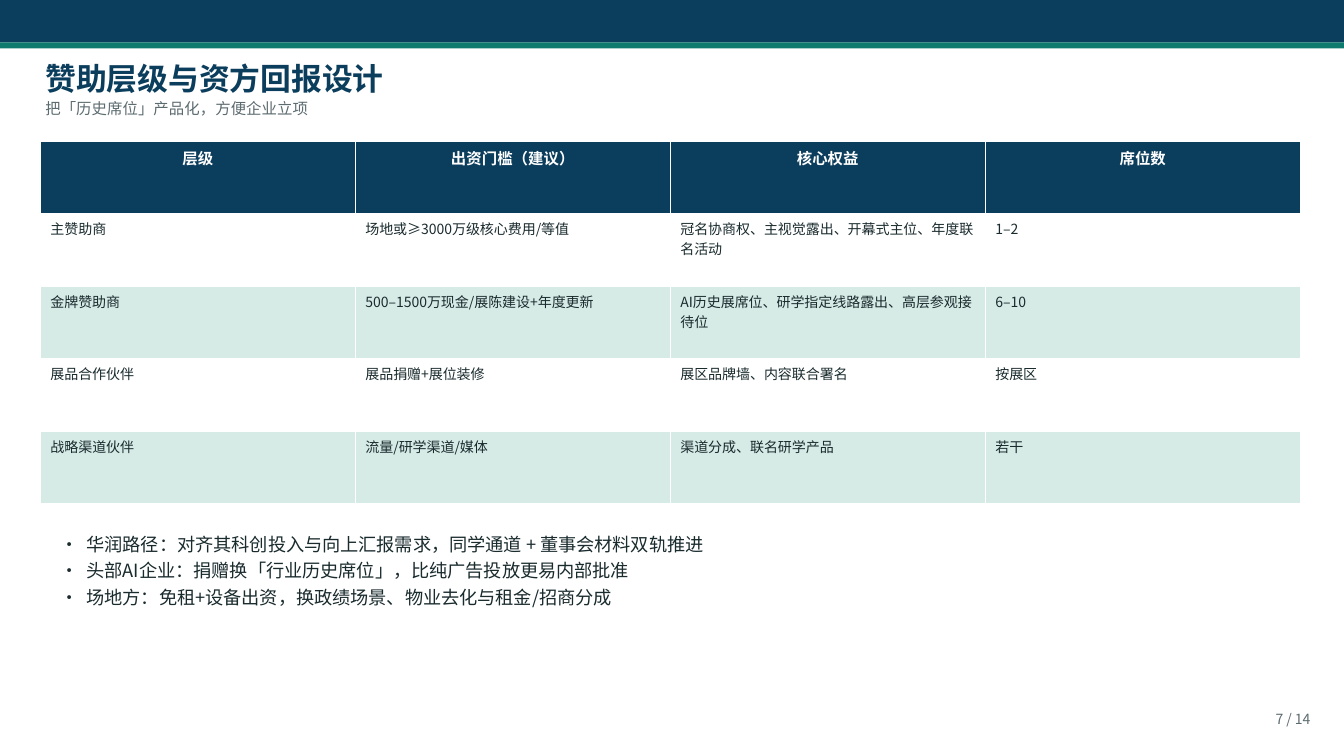
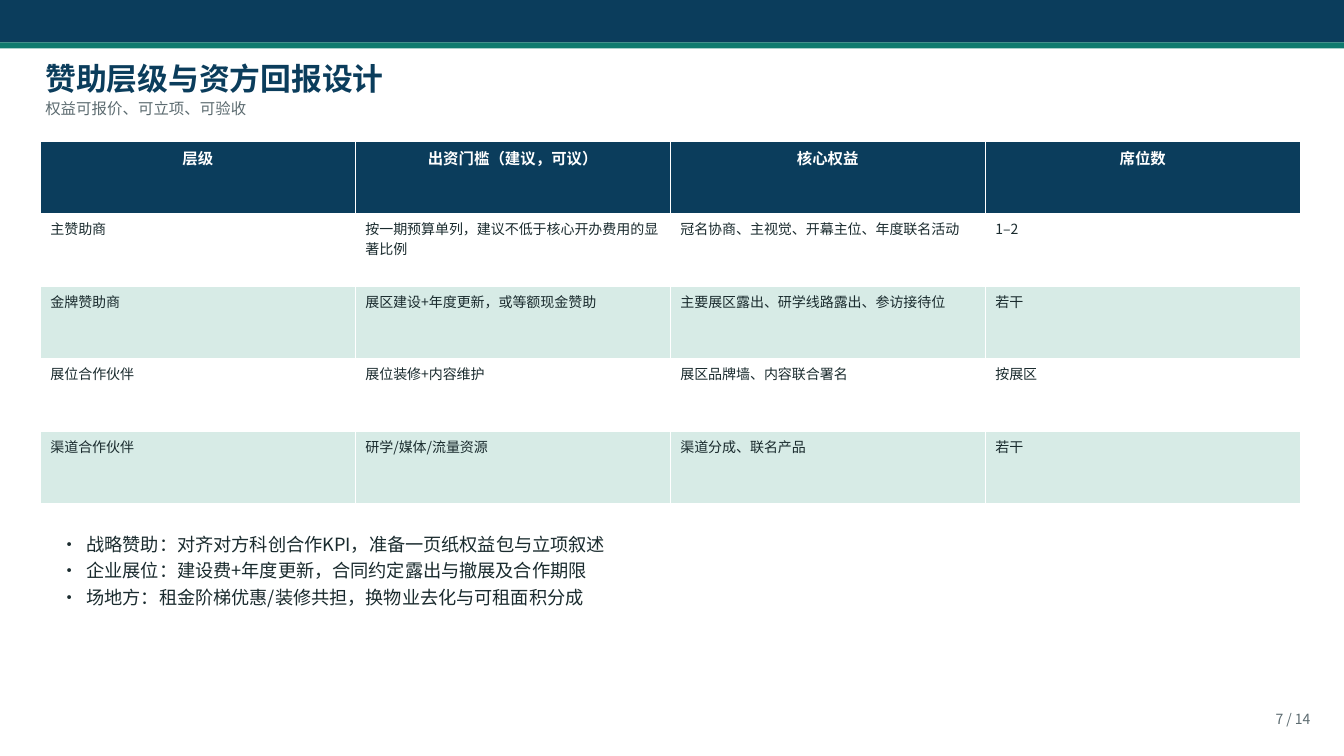
Before and after one commit to hujigang2010-maker/AIDEN, a slide deck: slide 7 of deliverables/上海AI博物馆_可执行落地方案.pptx. Drawn at 1344x756 pixels with LibreOffice and Linux fonts; fonts in the diff are those of the drawing. Boxes give left, top, right and bottom in pixels: in the first picture for what was removed or moved away, otherwise in the second. Text is boxed around its words. In the diff, an @@ line names an element or a change of style, - is before the commit and + after.

```diff
--- a/deliverables/上海AI博物馆_可执行落地方案.pptx
+++ b/deliverables/上海AI博物馆_可执行落地方案.pptx
@@ text at bbox=[45, 101, 246, 115]: text changed @@
-把「历史席位」产品化，方便企业立项
+权益可报价、可立项、可验收
@@ table at bbox=[40, 141, 1299, 504] @@
-row 1, column 2: 出资门槛（建议）
+row 1, column 2: 出资门槛（建议，可议）
-row 2, column 2: 场地或≥3000万级核心费用/等值
+row 2, column 2: 按一期预算单列，建议不低于核心开办费用的显著比例
-row 2, column 3: 冠名协商权、主视觉露出、开幕式主位、年度联名活动
+row 2, column 3: 冠名协商、主视觉、开幕主位、年度联名活动
-row 3: 金牌赞助商 | 500–1500万现金/展陈建设+年度更新 | AI历史展席位、研学指定线路露出、高层参观接待位 | 6–10
+row 3: 金牌赞助商 | 展区建设+年度更新，或等额现金赞助 | 主要展区露出、研学线路露出、参访接待位 | 若干
-row 4, column 1: 展品合作伙伴
+row 4, column 1: 展位合作伙伴
-row 4, column 2: 展品捐赠+展位装修
+row 4, column 2: 展位装修+内容维护
-row 5: 战略渠道伙伴 | 流量/研学渠道/媒体 | 渠道分成、联名研学产品 | 若干
+row 5: 渠道合作伙伴 | 研学/媒体/流量资源 | 渠道分成、联名产品 | 若干
@@ text at bbox=[87, 535, 606, 608]: text changed @@
-• 华润路径：对齐其科创投入与向上汇报需求，同学通道 + 董事会材料双轨推进
-• 头部AI企业：捐赠换「行业历史席位」，比纯广告投放更易内部批准
-• 场地方：免租+设备出资，换政绩场景、物业去化与租金/招商分成
+• 战略赞助：对齐对方科创合作KPI，准备一页纸权益包与立项叙述
+• 企业展位：建设费+年度更新，合同约定露出与撤展及合作期限
+• 场地方：租金阶梯优惠/装修共担，换物业去化与可租面积分成
```
Also in this commit, not shown: 13 other slides changed, 7 other files.
